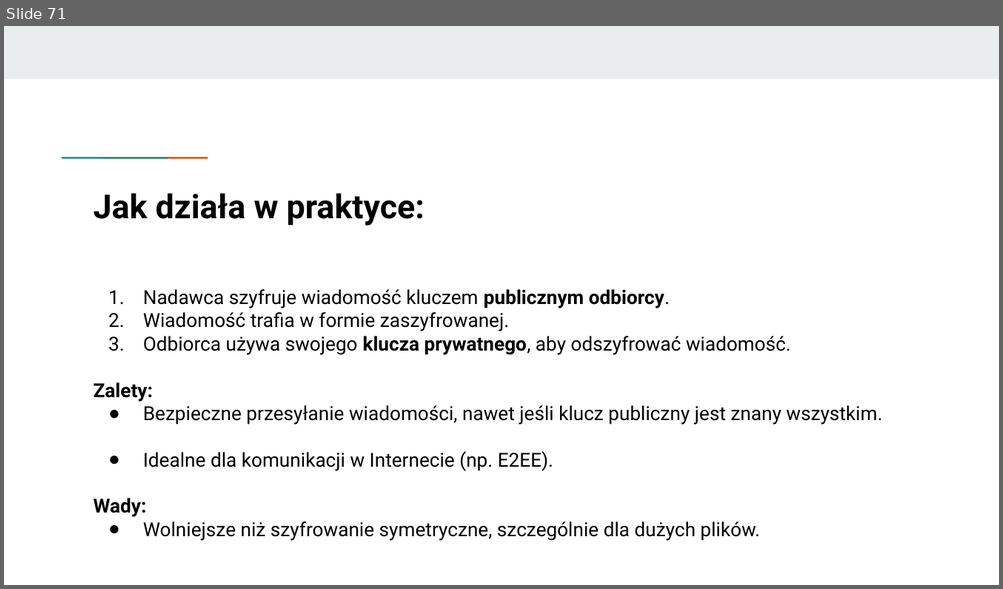
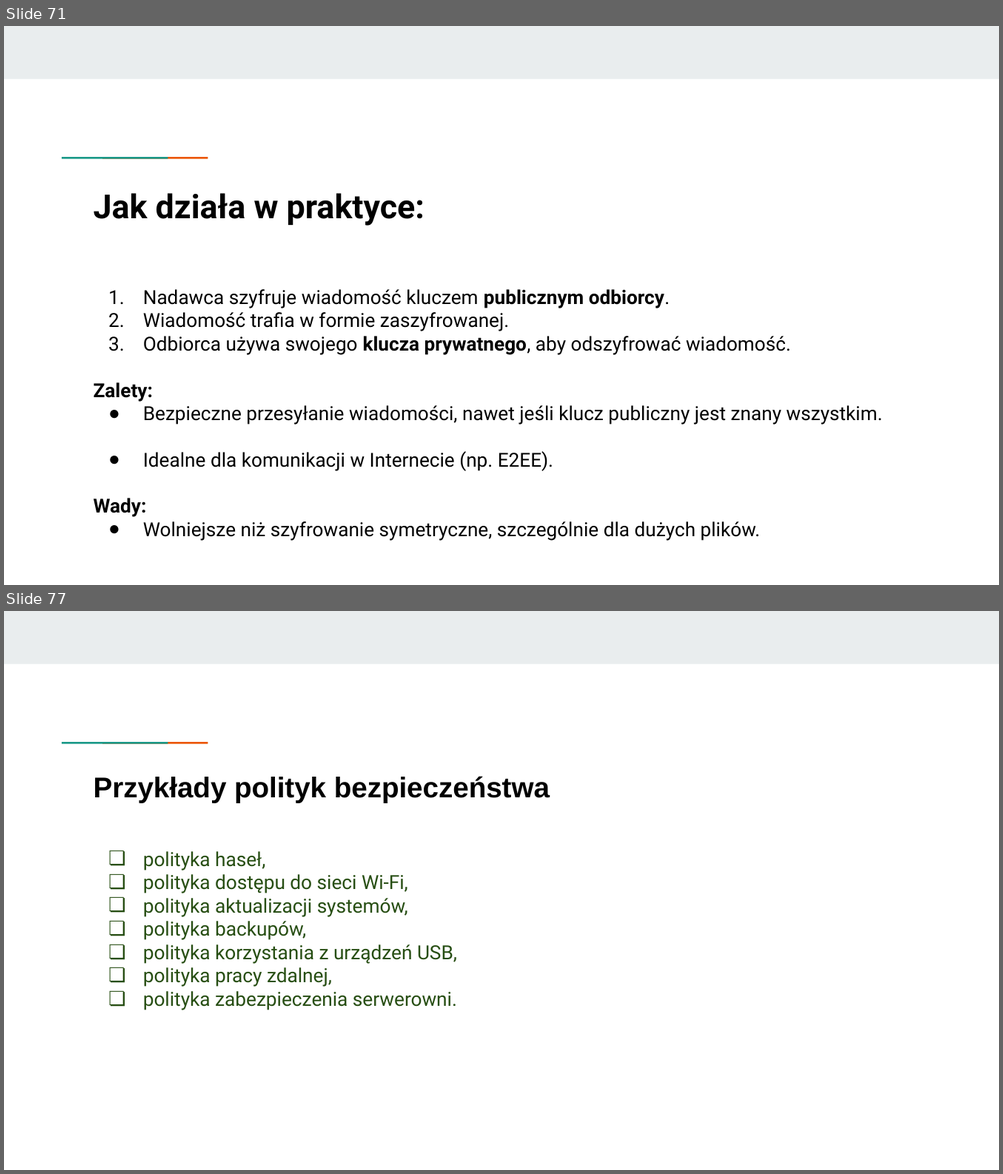
Before and after one commit to KasiaKasia/PRZEDMIOTY, a slide deck: ZASTOSOWANIE_INFORMATYKI/1A-gr_2/Zastosowanie informatyki - 1A gr. 2-plik2.pptx. Shown one above the other, each under a label of ours: slide 71 before the commit, slides 71 and 77 after it; the slides between them are not shown. The pictures are 1003x589 and 1003x1174 pixels, drawn with LibreOffice and Linux fonts; fonts in the diff are those of the drawing. Boxes give left, top, right and bottom in pixels: in the first picture for what was removed or moved away, otherwise in the second. Text is boxed around its words. In the diff, an @@ line names an element or a change of style, - is before the commit and + after.

```diff
--- a/ZASTOSOWANIE_INFORMATYKI/1A-gr_2/Zastosowanie informatyki - 1A gr. 2-plik2.pptx
+++ b/ZASTOSOWANIE_INFORMATYKI/1A-gr_2/Zastosowanie informatyki - 1A gr. 2-plik2.pptx
@@ slide 77 added at (4, 611, 999, 1170), background #FFFFFF; not listed: 3 template elements that a slide beside it also shows @@
@@ title added at (94, 776, 549, 803), 20.7 pt, text #000000, bold @@
+Przykłady polityk bezpieczeństwa
@@ text added at (143, 851, 457, 1011), 14.1 pt, text #274E13 @@
+❏ polityka haseł,
+❏ polityka dostępu do sieci Wi-Fi,
+❏ polityka aktualizacji systemów,
+❏ polityka backupów,
+❏ polityka korzystania z urządzeń USB,
+❏ polityka pracy zdalnej,
+❏ polityka zabezpieczenia serwerowni.
```
Also in this commit, not shown: 7 other slides added, 1 other file.
